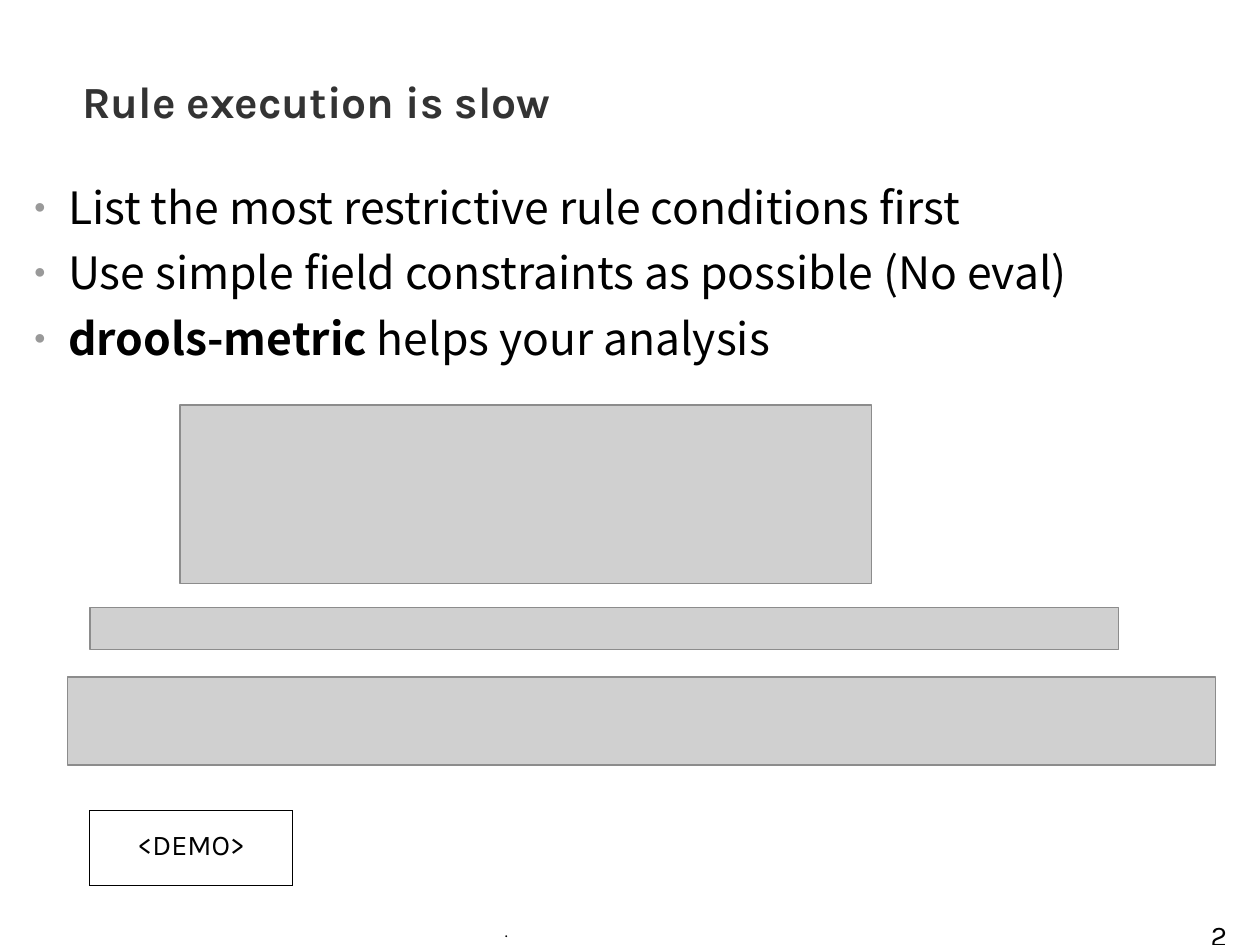
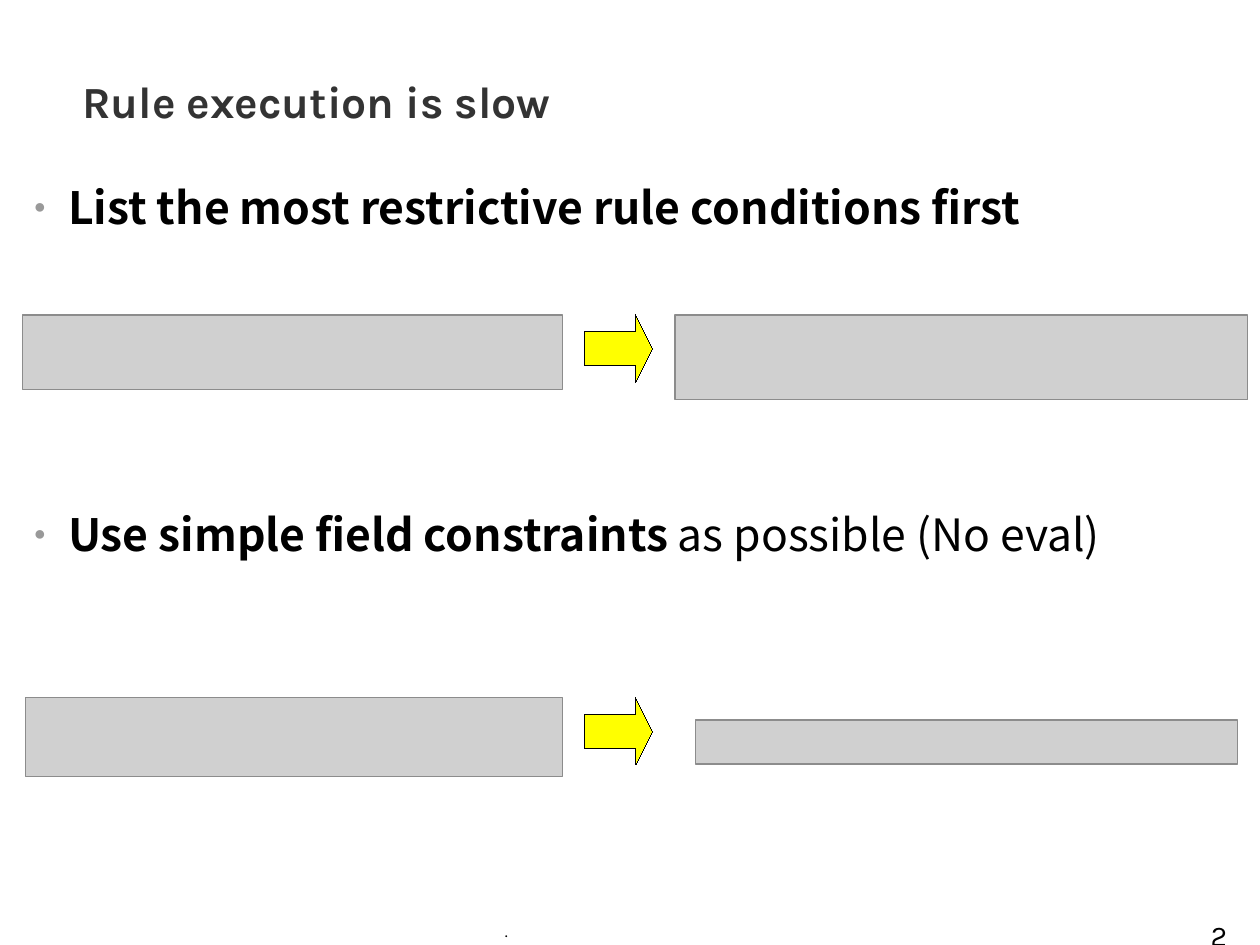
Before and after one commit to tkobayas/kie-live, a slide deck: slide 20 of 2021_Drools_trouble_shooting.odp. Drawn at 1260x945 pixels with LibreOffice and Linux fonts; fonts in the diff are those of the drawing; grey boxes stand for pictures; background and template pictures are left out. Boxes give left, top, right and bottom in pixels: in the first picture for what was removed or moved away, otherwise in the second. Text is boxed around its words. In the diff, an @@ line names an element or a change of style, - is before the commit and + after.

Commit message:
- drools-metric

```diff
--- a/2021_Drools_trouble_shooting.odp
+++ b/2021_Drools_trouble_shooting.odp
@@ text "List the most restrictive rule ..." at (68,188,1100,562): bold on in "List the most restrictive rule conditions first", "Use simple field constraints" @@
@@ picture: place and size @@
-picture at (180,405,871,583)
+picture at (23,316,563,390)
@@ text at (68,319,770,365): paragraph removed @@
-● drools-metric helps your analysis
@@ right arrow added at (585,316,653,383), fill #FFFF00, outline #000000 0 pt @@
@@ picture: place and size @@
-picture at (90,607,1119,648)
+picture at (676,316,1249,400)
@@ picture: place and size @@
-picture at (67,677,1215,765)
+picture at (25,697,563,776)
@@ right arrow added at (585,697,653,765), fill #FFFF00, outline #000000 0 pt @@
@@ picture added at (696,720,1238,765) @@
@@ rectangle removed at (90,811,293,886) @@
-<DEMO>
```
Also in this commit, not shown: 7 other slides changed, 1 slide added, 30 other files.
